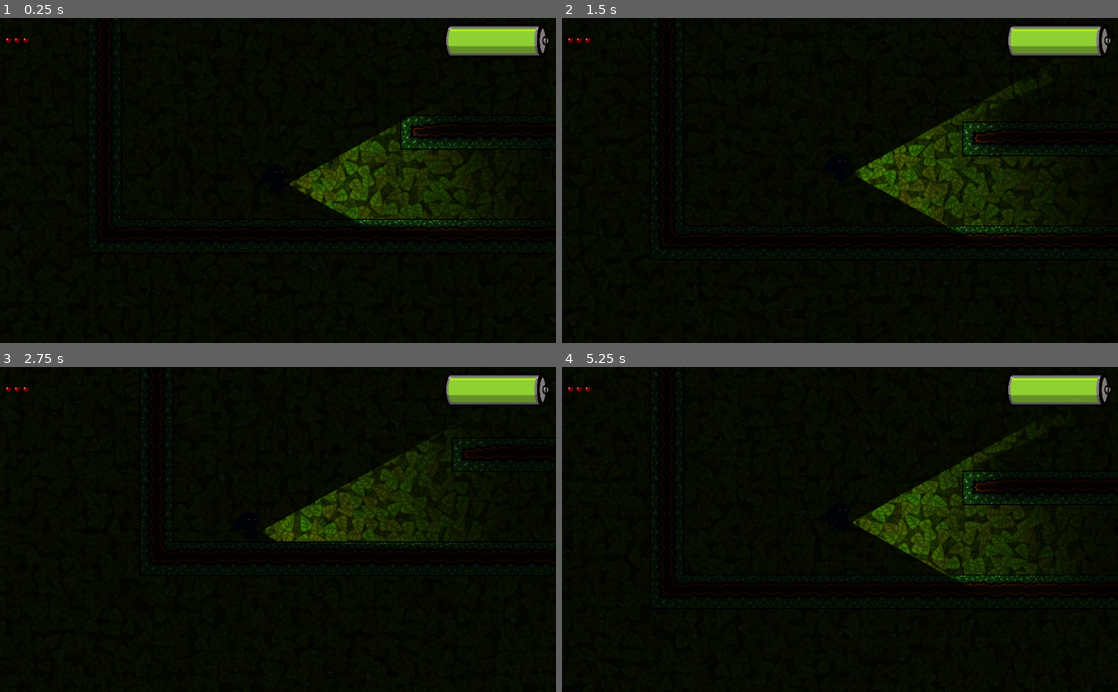
Above: before the commit, frames 1-4 (two rows, left to right).
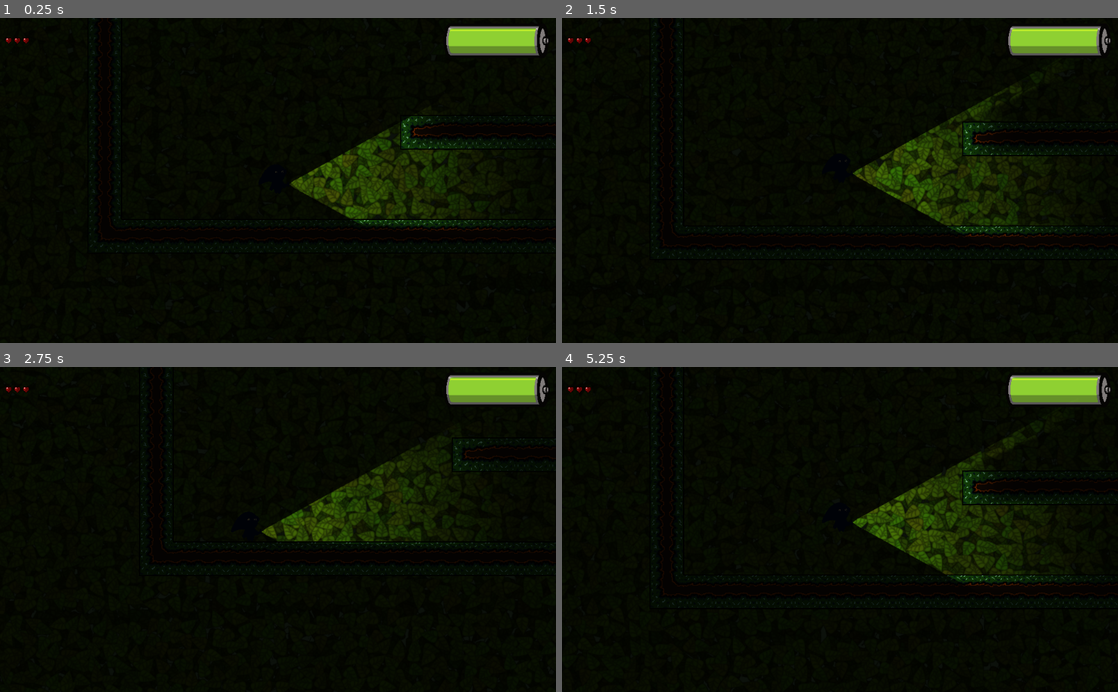
Above: after the commit, the same moments.

Repository: TeamKebab/GodotWildJam38
Game: Godot game, scene res://levels/level.tscn
Two runs of this game, one before a commit and one after it. Both use one fixed random seed, a clock stepped at 60 frames per second and the inputs below.
Inputs (mouse positions are in pixels of both pictures, inside the frame that each line leads up to):
- Up to frame 1 (0.25 s): no input
- Up to frame 2 (1.5 s): tap Enter at 0.5 s; move the mouse to (962, 164) at 0.52 s; hold Right (ui_right) from 0.53 s (still down); tap R at 0.6, 1.35 s; click (962, 164) at 0.67 s; tap Up (ui_up) at 0.77 s; move the mouse to (728, 196) at 1.27 s
- Up to frame 3 (2.75 s): tap Up (ui_up) at 1.52 s; move the mouse to (333, 458) at 2.02 s; release Right (ui_right) at 2.03 s; hold Left (ui_left) from 2.03 s (still down); tap R at 2.1 s
- Up to frame 4 (5.25 s): move the mouse to (812, 594) at 2.77 s; release Left (ui_left) at 2.78 s; hold Right (ui_right) 2.78-4.28 s; tap R every 0.75 s from 2.85 to 5.1 s; click (812, 594) at 2.92 s; tap Up (ui_up) at 3.02, 3.77, 4.52 s; move the mouse to (1006, 578) at 3.52 s; move the mouse to (673, 480) at 4.27 s; hold Left (ui_left) 4.28-5.03 s; move the mouse to (867, 529) at 5.02 s; hold Right (ui_right) from 5.03 s (still down); click (867, 529) at 5.17 s

The runs differ from the first frame. In frame 1, 1.8% of the frame differs, in the area x 52-89%, y 33-62%; in frame 2, 2.2%, in the area x 52-88%, y 17-64%; in frame 3, 1.6%; in frame 4, 2.2%.

Commit message:
parallax bg scene

Diff:
--- a/src/levels/background/background.tscn
+++ b/src/levels/background/background.tscn
@@ -3,7 +3,7 @@
 [ext_resource path="res://levels/background/background.gd" type="Script" id=1]
 
 [node name="Background" type="Sprite"]
-offset = Vector2( -40, -40 )
+offset = Vector2( -35, -30 )
 script = ExtResource( 1 )
-tiles = Vector2( 3, 3 )
-offset = Vector2( -40, -40 )
+tiles = Vector2( 2, 2 )
+offset = Vector2( -35, -30 )
--- /dev/null
+++ b/src/levels/background/parallax_background.gd
@@ -0,0 +1,39 @@
+tool
+extends ParallaxBackground
+
+export var tiles = Vector2.ONE setget _set_tiles
+func _set_tiles(value: Vector2) -> void:
+	tiles = value
+	_regenerate()
+
+
+export var canvas_modulate = Color.white setget _set_canvas_modulate
+func _set_canvas_modulate(value: Color) -> void:
+	canvas_modulate = value
+	$CanvasModulate.color = canvas_modulate
+
+
+export var enable_canvas_modulate = true setget _set_enable_canvas_modulate
+func _set_enable_canvas_modulate(value: bool) -> void:
+	enable_canvas_modulate = value
+	if enable_canvas_modulate:
+		$CanvasModulate.show()
+	else:
+		$CanvasModulate.hide()
+
+onready var backgrounds = [
+	$ParallaxLayer/Background,
+	$ParallaxLayer2/Background,
+	$ParallaxLayer3/Background,
+]
+
+func _ready() -> void:
+	_regenerate()
+
+
+func _regenerate() -> void:
+	if backgrounds == null:
+		return
+
+	for bg in backgrounds:
+		bg.tiles = tiles
--- /dev/null
+++ b/src/levels/background/parallax_background.tscn
@@ -0,0 +1,32 @@
+[gd_scene load_steps=3 format=2]
+
+[ext_resource path="res://levels/background/parallax_background.gd" type="Script" id=1]
+[ext_resource path="res://levels/background/background.tscn" type="PackedScene" id=2]
+
+[node name="ParallaxBackground" type="ParallaxBackground"]
+script = ExtResource( 1 )
+
+[node name="ParallaxLayer" type="ParallaxLayer" parent="."]
+motion_scale = Vector2( 0.5, 0.5 )
+
+[node name="Background" parent="ParallaxLayer" instance=ExtResource( 2 )]
+modulate = Color( 0.423529, 0.423529, 0.423529, 1 )
+tiles = Vector2( 6, 3 )
+
+[node name="ParallaxLayer2" type="ParallaxLayer" parent="."]
+motion_scale = Vector2( 0.75, 0.75 )
+
+[node name="Background" parent="ParallaxLayer2" instance=ExtResource( 2 )]
+modulate = Color( 0.552941, 0.552941, 0.552941, 1 )
+position = Vector2( 10, 10 )
+tiles = Vector2( 6, 3 )
+
+[node name="ParallaxLayer3" type="ParallaxLayer" parent="."]
+motion_scale = Vector2( 0.8, 0.8 )
+
+[node name="Background" parent="ParallaxLayer3" instance=ExtResource( 2 )]
+position = Vector2( -10, -10 )
+tiles = Vector2( 6, 3 )
+
+[node name="CanvasModulate" type="CanvasModulate" parent="."]
+z_index = 100
--- a/src/levels/gui/gui.gd
+++ b/src/levels/gui/gui.gd
@@ -1,4 +1,4 @@
-extends CanvasLayer
+extends MarginContainer
 
 
 onready var lives = find_node("Lives")
--- a/src/levels/gui/gui.tscn
+++ b/src/levels/gui/gui.tscn
@@ -15,21 +15,19 @@
 atlas = ExtResource( 4 )
 region = Rect2( 64, 0, 64, 64 )
 
-[node name="GUI" type="CanvasLayer"]
-script = ExtResource( 3 )
-
-[node name="MarginContainer" type="MarginContainer" parent="."]
+[node name="GUI" type="MarginContainer"]
 anchor_right = 1.0
 anchor_bottom = 1.0
 custom_constants/margin_right = 10
 custom_constants/margin_top = 10
 custom_constants/margin_left = 10
 custom_constants/margin_bottom = 10
+script = ExtResource( 3 )
 __meta__ = {
 "_edit_use_anchors_": false
 }
 
-[node name="HBoxContainer" type="HBoxContainer" parent="MarginContainer"]
+[node name="HBoxContainer" type="HBoxContainer" parent="."]
 margin_left = 10.0
 margin_top = 10.0
 margin_right = 1014.0
@@ -37,20 +35,20 @@
 size_flags_horizontal = 3
 size_flags_vertical = 0
 
-[node name="Lives" parent="MarginContainer/HBoxContainer" instance=ExtResource( 1 )]
+[node name="Lives" parent="HBoxContainer" instance=ExtResource( 1 )]
 margin_top = 26.0
 margin_right = 76.0
 margin_bottom = 38.0
 value = 5
 texture = ExtResource( 2 )
 
-[node name="Spacer" type="Control" parent="MarginContainer/HBoxContainer"]
+[node name="Spacer" type="Control" parent="HBoxContainer"]
 margin_left = 80.0
 margin_right = 800.0
 margin_bottom = 64.0
 size_flags_horizontal = 3
 
-[node name="Battery" type="TextureProgress" parent="MarginContainer/HBoxContainer"]
+[node name="Battery" type="TextureProgress" parent="HBoxContainer"]
 margin_left = 804.0
 margin_right = 1004.0
 margin_bottom = 64.0
--- a/src/levels/level.gd
+++ b/src/levels/level.gd
@@ -1,5 +1,26 @@
+tool
 extends Node
 
+
+export var disable_night = false setget _set_disable_night
+func _set_disable_night(value: bool) -> void:
+	disable_night = value
+
+	if bg != null:
+		bg.enable_canvas_modulate = !disable_night
+
+	if canvas_modulate != null:
+		canvas_modulate.visible = !disable_night
+
+
+onready var gui = find_node("GUI")
+onready var bg = $ParallaxBackground
+onready var canvas_modulate = $CanvasModulate
+
+
+func _ready() -> void:
+	gui.show()
+	_set_disable_night(disable_night)
 
 func _input(event: InputEvent) -> void:
 	if event is InputEventKey and event.scancode == KEY_R:
--- a/src/levels/level.tscn
+++ b/src/levels/level.tscn
@@ -5,41 +5,16 @@
 [ext_resource path="res://spoopies/spoopy.tscn" type="PackedScene" id=3]
 [ext_resource path="res://levels/gui/gui.tscn" type="PackedScene" id=4]
 [ext_resource path="res://levels/level.gd" type="Script" id=5]
-[ext_resource path="res://levels/background/background.tscn" type="PackedScene" id=6]
+[ext_resource path="res://levels/background/parallax_background.tscn" type="PackedScene" id=6]
 
 [node name="Level" type="Node"]
 script = ExtResource( 5 )
 
-[node name="ParallaxBackground" type="ParallaxBackground" parent="."]
-
-[node name="ParallaxLayer" type="ParallaxLayer" parent="ParallaxBackground"]
-motion_scale = Vector2( 0.5, 0.5 )
-
-[node name="Background" parent="ParallaxBackground/ParallaxLayer" instance=ExtResource( 6 )]
-modulate = Color( 0.423529, 0.423529, 0.423529, 1 )
-position = Vector2( 2403.65, 958.386 )
-rotation = 3.14159
+[node name="ParallaxBackground" parent="." instance=ExtResource( 6 )]
+offset = Vector2( -700, -600 )
+transform = Transform2D( 1, 0, 0, 1, -700, -600 )
 tiles = Vector2( 6, 3 )
-
-[node name="ParallaxLayer2" type="ParallaxLayer" parent="ParallaxBackground"]
-motion_scale = Vector2( 0.75, 0.75 )
-
-[node name="Background" parent="ParallaxBackground/ParallaxLayer2" instance=ExtResource( 6 )]
-modulate = Color( 0.552941, 0.552941, 0.552941, 1 )
-position = Vector2( -729.307, -608.279 )
-tiles = Vector2( 6, 3 )
-
-[node name="ParallaxLayer3" type="ParallaxLayer" parent="ParallaxBackground"]
-motion_scale = Vector2( 0.8, 0.8 )
-
-[node name="Background" parent="ParallaxBackground/ParallaxLayer3" instance=ExtResource( 6 )]
-position = Vector2( 2416.38, 975.357 )
-rotation = 3.14159
-tiles = Vector2( 6, 3 )
-
-[node name="CanvasModulate" type="CanvasModulate" parent="ParallaxBackground"]
-z_index = 100
-color = Color( 0.152941, 0.152941, 0.219608, 1 )
+canvas_modulate = Color( 0.152941, 0.152941, 0.219608, 1 )
 
 [node name="TileMap" type="TileMap" parent="."]
 position = Vector2( 4, 0 )
@@ -52,11 +27,13 @@
 [node name="Player" parent="." instance=ExtResource( 2 )]
 position = Vector2( 98.7995, 428.968 )
 
+[node name="Spoopy" parent="." instance=ExtResource( 3 )]
+position = Vector2( 483.115, 256.39 )
+
 [node name="CanvasModulate" type="CanvasModulate" parent="."]
 z_index = 100
 color = Color( 0.152941, 0.152941, 0.219608, 1 )
 
-[node name="Spoopy" parent="." instance=ExtResource( 3 )]
-position = Vector2( 483.115, 256.39 )
+[node name="CanvasLayer" type="CanvasLayer" parent="."]
 
-[node name="GUI" parent="." instance=ExtResource( 4 )]
+[node name="GUI" parent="CanvasLayer" instance=ExtResource( 4 )]
Binary file changed: src/levels/background/many_leaves2.png
